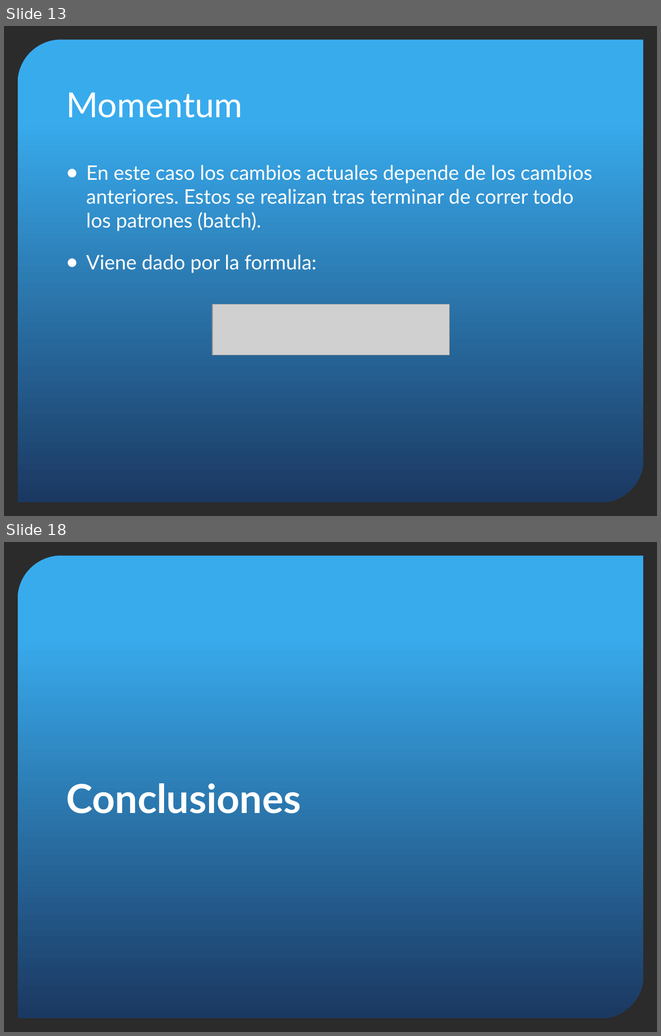
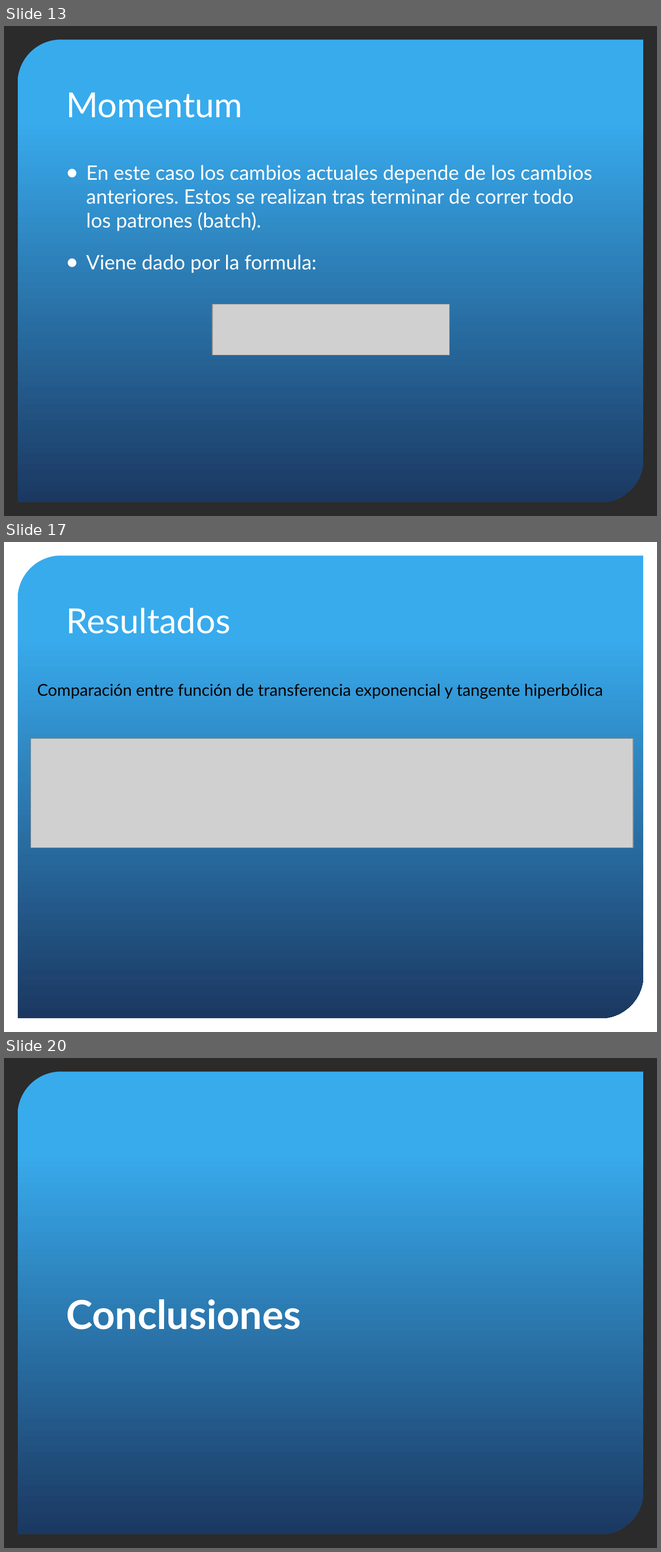
Before and after one commit to joseignaciosg/SIA-TP2, a slide deck: docs/SIA-TP2.pptx. Shown one above the other, each under a label of ours: slides 13 and 18 before the commit, slides 13, 17 and 20 after it; the slides between them are not shown. The pictures are 661x1036 and 661x1552 pixels, drawn with LibreOffice and Linux fonts; fonts in the diff are those of the drawing; grey boxes stand for pictures; background and template pictures are left out; a plain dark background stands for a picture behind light text. Boxes give left, top, right and bottom in pixels: in the first picture for what was removed or moved away, otherwise in the second. Text is boxed around its words. In the diff, an @@ line names an element or a change of style, - is before the commit and + after.

```diff
--- a/docs/SIA-TP2.pptx
+++ b/docs/SIA-TP2.pptx
@@ slide 17 added at [4, 542, 657, 1032], background picture (left out); not listed: 1 template element that a slide beside it also shows @@
@@ title added at [66, 608, 230, 634], 38 pt, text #FFFFFF @@
+Resultados
@@ text added at [37, 684, 603, 699], 18 pt, text #000000 @@
+Comparación entre función de transferencia exponencial y tangente hiperbólica
@@ picture added at [31, 739, 633, 848] @@
@@ what was slide 18 is now slide 20 @@
```
Also in this commit, not shown: 5 slides changed, 3 other slides added, 2 slides removed.
